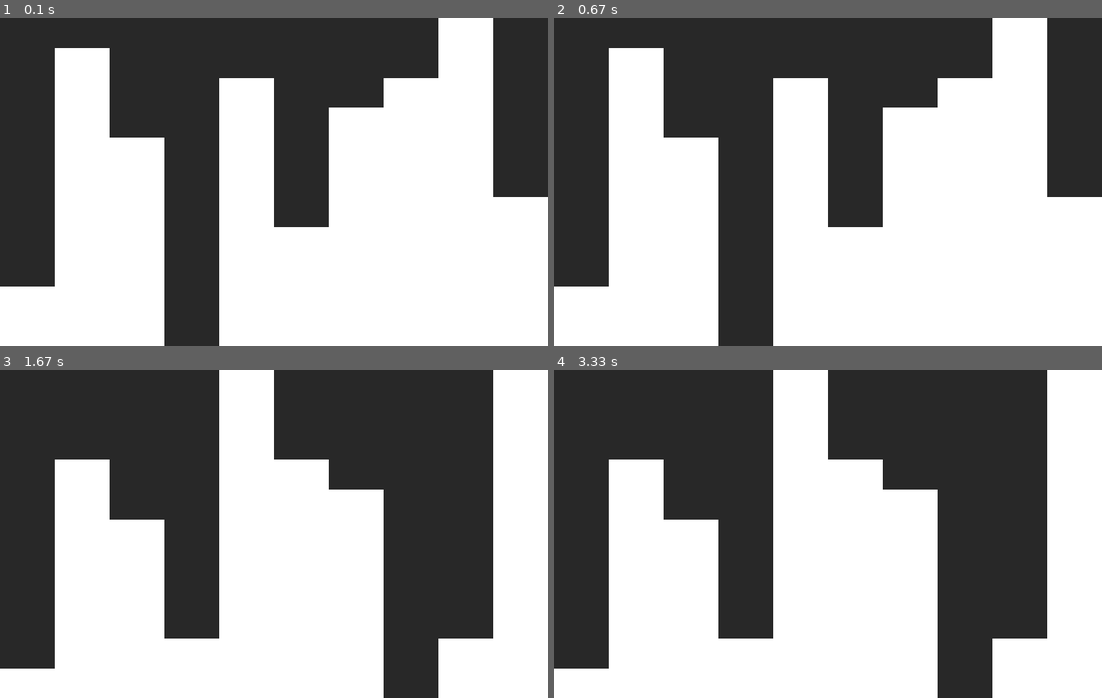
Above: before the commit, frames 1-4 (two rows, left to right).
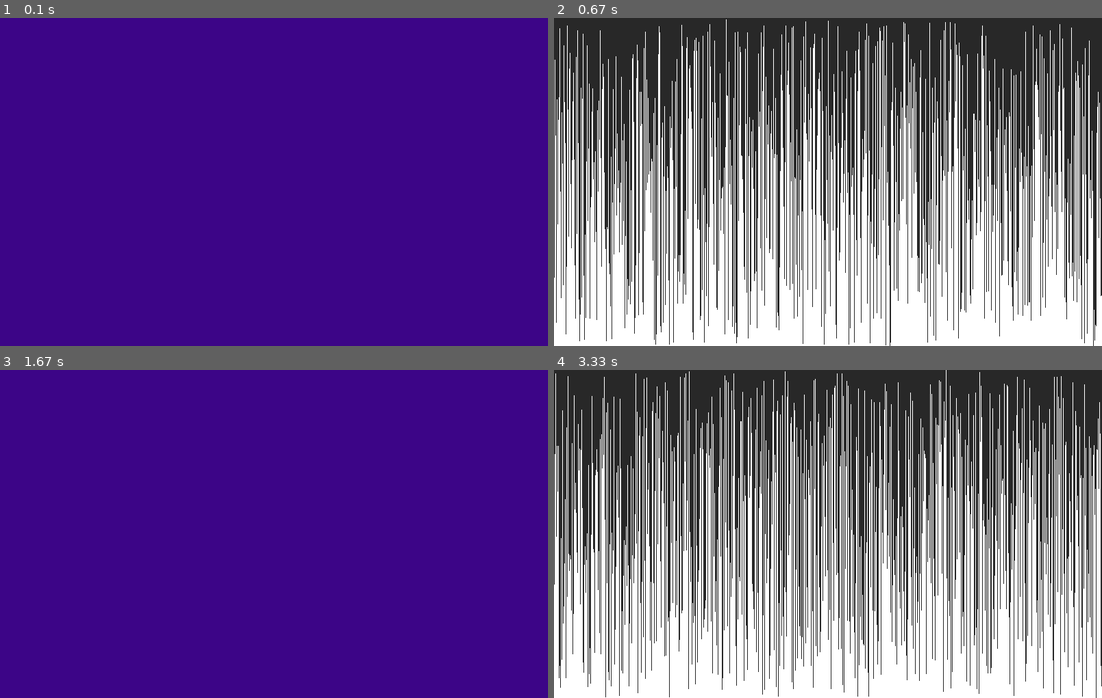
Above: after the commit, the same moments.

Repository: Ayden-Hogeveen-Git/PygameSortingAnimations
Game: pygame game, started from main.py
Same seed, same stepped clock (60 frames per second), same inputs: the game is played once before the commit and once after it.
Inputs (mouse positions are in pixels of both pictures, inside the frame that each line leads up to):
- Up to frame 1 (0.1 s): no input
- Up to frame 2 (0.67 s): click (828, 182) at 0.38 s
- Up to frame 3 (1.67 s): tap Enter at 0.67 s; hold R 1-1.47 s; click (476, 648) at 1.55 s
- Up to frame 4 (3.33 s): click (838, 422) at 1.88 s; click (800, 619) at 2.22 s; click (811, 478) at 2.55 s; click (751, 465) at 2.88 s; click (970, 504) at 3.22 s

The runs differ from the first frame. In frame 1, 100% of the frame differs, in the area x 0-100%, y 0-100%; in frame 2, 36%; in frame 3, 100%; in frame 4, 38%.

Commit message:
Added MergeSort and a basic title scene

Diff:
--- a/mergeSort.py
+++ b/mergeSort.py
@@ -19,3 +19,68 @@
     Extra Space:
     O(n)
     """
+    def __init__(self, arr):
+        self.arr = arr
+
+    def merge(self, arr1, arr2):
+        """
+        Merges values from 2 lists together into created list of arr1 + arr2 values
+        - avoids using .pop(0) which requires O(n) time to shift values
+        :param arr1: arr (half of arr)
+        :param arr2: arr (other half of arr)
+        :return: arr (sorted list)
+        """
+        arr = []
+        for i in range(len(arr1) + len(arr2)):
+            arr.append(0)
+        index = 0  # for parsing arr
+        i = 0  # for parsing arr1
+        j = 0  # for parsing arr2
+
+        # Both lists have values
+        while i < len(arr1) and j < len(arr2):
+            # Adds smallest value from each list
+            if arr1[i] < arr2[j]:
+                arr[index] = arr1[i]
+                i += 1
+                index += 1
+            else:
+                arr[index] = arr2[j]
+                j += 1
+                index += 1
+        # arr1 has values
+        while i < len(arr1):
+            arr[index] = arr1[i]
+            i += 1
+            index += 1
+        # arr2 has values
+        while j < len(arr2):
+            arr[index] = arr2[j]
+            j += 1
+            index += 1
+
+        # print(arr)
+
+        return arr
+
+    def mergeSortHelper(self, arr):
+        """
+        Sorts the given list by dividing each list down to a trivially sorted list
+        :param arr: arr (part of the list)
+        :return: arr (sorted part of the list)
+        """
+        n = len(arr)
+        if n <= 1:
+            return arr
+
+        arr1 = self.mergeSortHelper(arr[:n // 2])
+        arr2 = self.mergeSortHelper(arr[n // 2:])
+
+        return self.merge(arr1, arr2)
+
+    def sort(self):
+        """
+        Sorts the given list by dividing each list down to a trivially sorted list
+        :return: arr (sorted list
+        """
+        return self.mergeSortHelper(self.arr)
--- a/quickSort.py
+++ b/quickSort.py
@@ -70,7 +70,7 @@
         if first >= last:
             return self.arr
         pivotIndex = self.partition(first, last)
-        print(self.arr)
+        # print(self.arr)
         self.sort_helper(first, pivotIndex - 1)
         self.sort_helper(pivotIndex + 1, last)
         return self.arr
@@ -80,5 +80,4 @@
         Recursively sorts the list using the partition
         :return self.arr: arr (sorted list)
         """
-
         return self.sort_helper(0, len(self.arr) - 1)
--- a/sortVisual.py
+++ b/sortVisual.py
@@ -19,9 +19,11 @@
     """
     def __init__(self):
         self.running = True
+        self.scene = 0
+        self.val = 1
 
         # ---- Array Values ---- #
-        self.amount = 10
+        self.amount = 800
         self.min = 0
         self.max = self.amount + 1
 
@@ -31,9 +33,9 @@
 
         # ---- Algorithms ---- #
         self.qSort = QuickSort(self.arr)
-        self.mSort = MergeSort()
+        self.mSort = MergeSort(self.arr)
 
-        self.algorithm = self.qSort
+        self.algorithm = self.mSort
 
         # ---- Colours ---- #
         self.white = (255, 255, 255)
@@ -43,6 +45,8 @@
         self.dark_grey = (40, 40, 40)
 
         self.black = (0, 0, 0)
+
+        self.purple = (60, 5, 135)
 
     def createArr(self):
         """
@@ -65,16 +69,22 @@
             pygame.draw.rect(screen, self.white, (i * self.lineWidth, h - (self.arr[i] * h // self.max),
                                                   self.lineWidth, self.arr[i] * h // self.max))
 
-    def draw(self):
+    def drawTitleScene(self):
         """
-        Draws graphics to the screen, updates the screen
+        Draws the first scene, where user can choose settings
+        - amount
+        - type of sort
+        :return: None
+        """
+        screen.fill(self.purple)
+
+    def drawSorting(self):
+        """
+        Draws sorting scene to the screen
         :return: None
         """
         screen.fill(self.dark_grey)
         self.drawLines()
-
-        pygame.display.update()
-        clock.tick(fps)
 
     def reset(self):
         """
@@ -88,9 +98,11 @@
         Main driver of the code, brings everything together
         :return: None
         """
-
         while self.running:
-            self.draw()
+            if self.scene == 0:
+                self.drawTitleScene()
+            elif self.scene == 1:
+                self.drawSorting()
 
             for event in pygame.event.get():
                 if event.type == pygame.QUIT:
@@ -101,12 +113,18 @@
                         self.running = False
 
                     # ---- Sort, then redraw lines ---- #
-                    if event.key == pygame.K_RETURN:
-                        self.algorithm.sort()
+                    if event.key == pygame.K_RETURN and self.scene == 1:
+                        self.arr = self.algorithm.sort()
                         self.drawLines()
 
                     # ---- Restart Program ---- #
                     if event.key == pygame.K_r:
-                        self.reset()
+                        self.reset()  # does not reset the sorting at the moment
 
+                if event.type == pygame.MOUSEBUTTONDOWN:
+                    self.scene += self.val
+                    self.val *= -1
+
+            pygame.display.update()
+            clock.tick(fps)
         pygame.quit()
